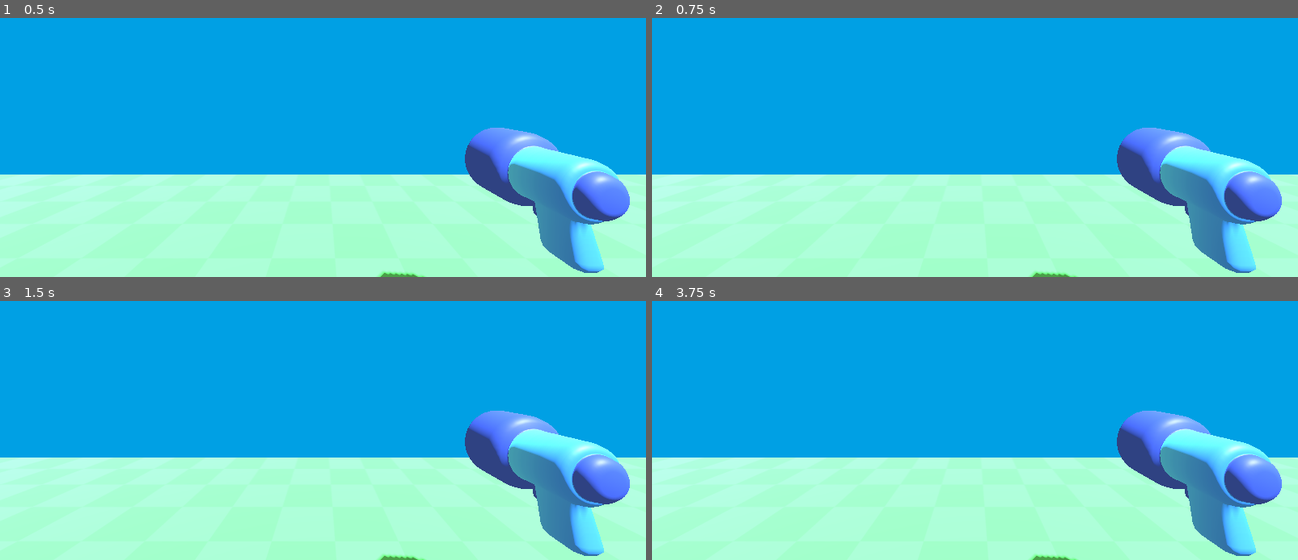
Above: before the commit, frames 1-4 (two rows, left to right).
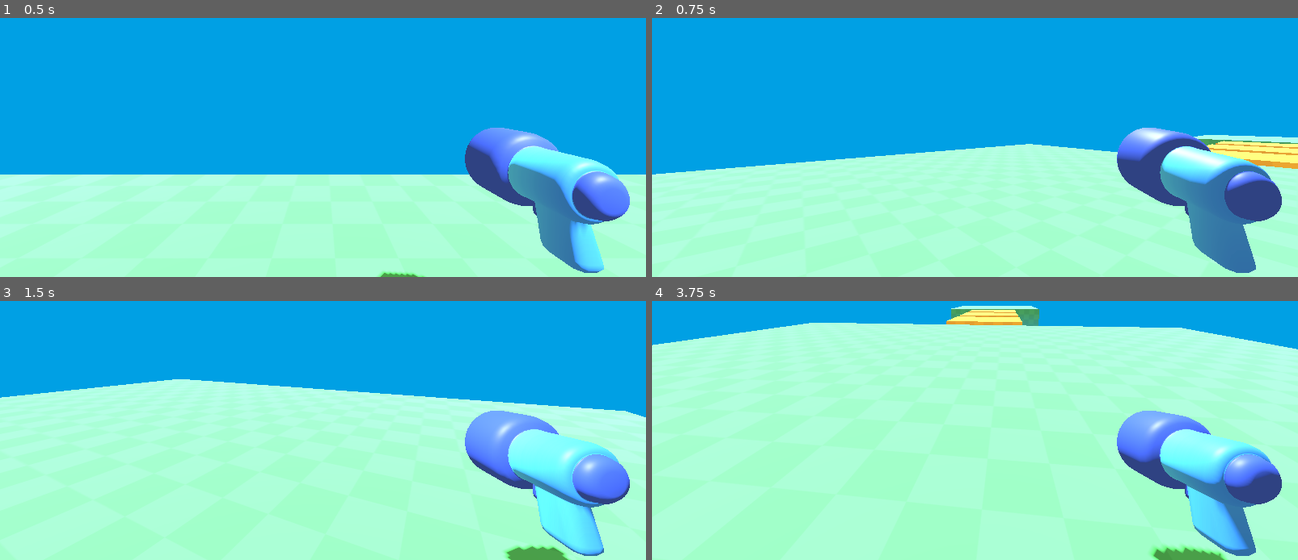
Above: after the commit, the same moments.

Repository: AndresLopez28C/Juego_3DShooter
Game: Godot game, scene res://level/temporary_level.tscn
The game is run twice, just before and just after one commit, with the same random seed, the same clock (stepped at 60 frames per second) and the same inputs.
Inputs (mouse positions are in pixels of both pictures, inside the frame that each line leads up to):
- Up to frame 1 (0.5 s): no input
- Up to frame 2 (0.75 s): tap Enter at 0.5 s; move the mouse to (1117, 77) at 0.52 s
- Up to frame 3 (1.5 s): tap Space at 1.25 s; move the mouse to (193, 396) at 1.27 s
- Up to frame 4 (3.75 s): tap Enter at 2, 3.5 s; move the mouse to (outside the picture) at 2.02 s; tap Space at 2.75 s; move the mouse to (942, 451) at 2.77 s; move the mouse to (1168, 433) at 3.52 s

Frame 1 is identical in both runs. In frame 2, 11% of the frame differs, in the area x 0-100%, y 42-100%; in frame 3, 28%; in frame 4, 55%, in the area x 0-100%, y 1-100%.

Commit message:
anadimos movimiento de camara al jugador

Diff:
--- a/player/player.tscn
+++ b/player/player.tscn
@@ -1,6 +1,7 @@
-[gd_scene load_steps=5 format=3 uid="uid://gbmpn7q4h6la"]
+[gd_scene load_steps=6 format=3 uid="uid://gbmpn7q4h6la"]
 
 [ext_resource type="PackedScene" uid="uid://chjrhhjvxun3r" path="res://player/simple_gun/gun_model.glb" id="1_oul6g"]
+[ext_resource type="Script" uid="uid://dslr2l5ap5lea" path="res://scripts/player.gd" id="1_rkbax"]
 
 [sub_resource type="CapsuleShape3D" id="CapsuleShape3D_kqu6x"]
 
@@ -9,13 +10,15 @@
 [sub_resource type="BoxMesh" id="BoxMesh_kqu6x"]
 size = Vector3(0.1, 0.1, 1)
 
-[node name="CharacterBody3D" type="CharacterBody3D"]
+[node name="Player" type="CharacterBody3D"]
+script = ExtResource("1_rkbax")
 
 [node name="CollisionShape3D" type="CollisionShape3D" parent="."]
 transform = Transform3D(1, 0, 0, 0, 1, 0, 0, 0, 1, 0, 1, 0)
 shape = SubResource("CapsuleShape3D_kqu6x")
 
 [node name="Camera3D" type="Camera3D" parent="."]
+unique_name_in_owner = true
 transform = Transform3D(1, 0, 0, 0, 1, 0, 0, 0, 1, 0, 1.2822449, 0)
 
 [node name="gun_model" parent="Camera3D" instance=ExtResource("1_oul6g")]
--- /dev/null
+++ b/scripts/player.gd
@@ -0,0 +1,16 @@
+extends CharacterBody3D
+
+var speed = 50.0
+
+func _ready():
+	Input.set_mouse_mode(Input.MOUSE_MODE_CAPTURED)
+func _unhandled_input(event) -> void:
+	if event is InputEventMouseMotion:
+		rotation_degrees.y -= event.relative.x * 0.5 # movemos todooo el nodo, no solo la camara
+		## get_node("Camera3D")
+		## $Camera3D/gun_model
+		## %gun_model
+		%Camera3D.rotation_degrees.x -= event.relative.y * 0.2
+		%Camera3D.rotation_degrees.x = clamp(%Camera3D.rotation_degrees.x,-80,80)
+	elif event.is_action("ui_cancel"):
+		Input.set_mouse_mode(Input.MOUSE_MODE_VISIBLE)
Not shown, added: scripts/player.gd.uid
